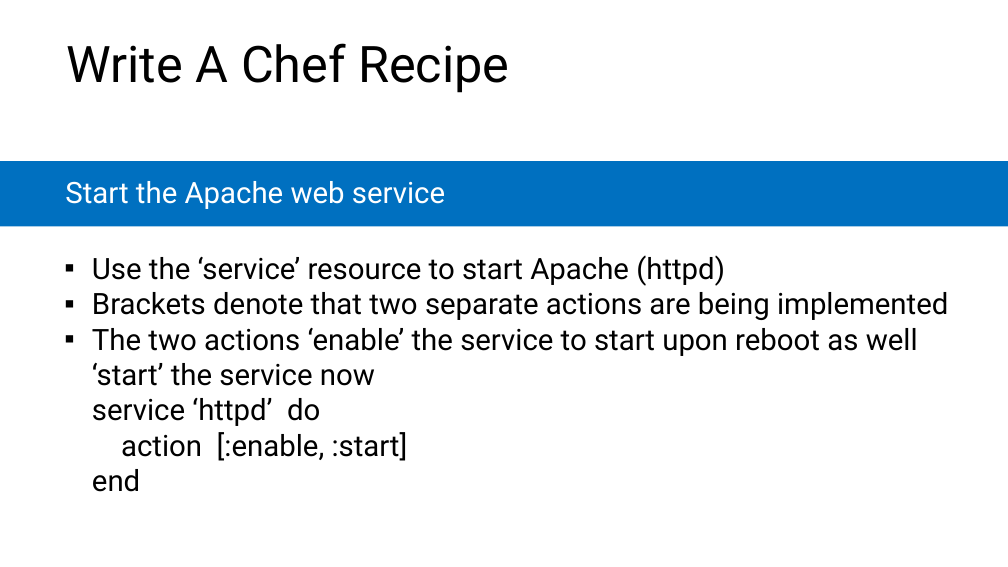
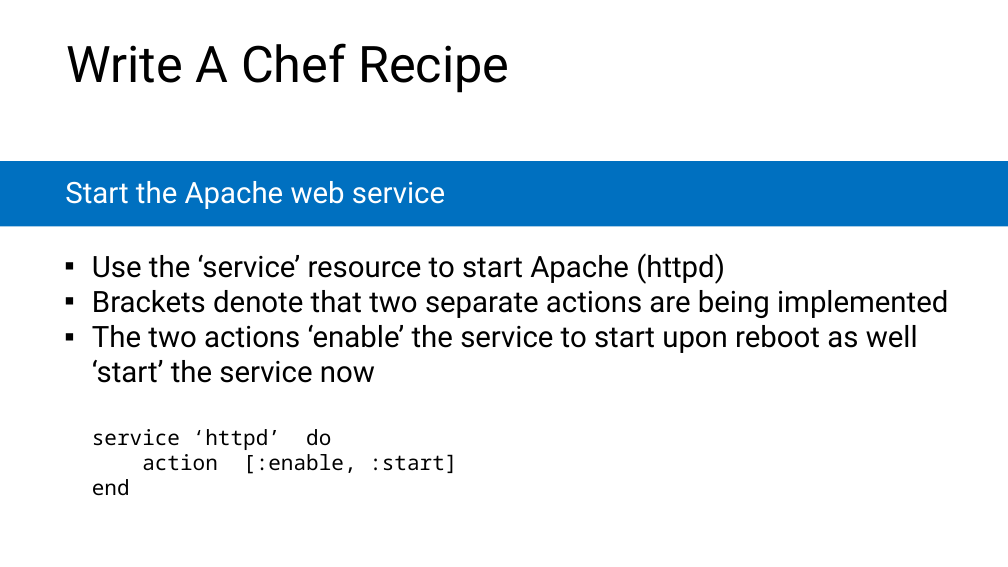
Before and after one commit to microsoft/AcademicContent, a slide deck: slide 21 of Complimentary Course Content/Module7/Lessons/Module7_Lesson4 Launching A Web server With Chef.pptx. Drawn at 1008x567 pixels with LibreOffice and Linux fonts; fonts in the diff are those of the drawing. Boxes give left, top, right and bottom in pixels: in the first picture for what was removed or moved away, otherwise in the second. Text is boxed around its words. In the diff, an @@ line names an element or a change of style, - is before the commit and + after.

```diff
--- a/Complimentary Course Content/Module7/Lessons/Module7_Lesson4 Launching A Web server With Chef.pptx
+++ b/Complimentary Course Content/Module7/Lessons/Module7_Lesson4 Launching A Web server With Chef.pptx
@@ text at (92, 325, 918, 496): text changed @@
-  ▪ The two actions ‘enable’ the service to start upon reboot as well ‘start’ the service now
-    service ‘httpd’ do
-    action [:enable, :start]
-    end
+  ▪ The two actions ‘enable’ the service to start upon reboot as well ‘start’ the service now
+  service ‘httpd’ do
+  action [:enable, :start]
+  end
```
Also in this commit, not shown: 3 other slides changed, 5 other files.
